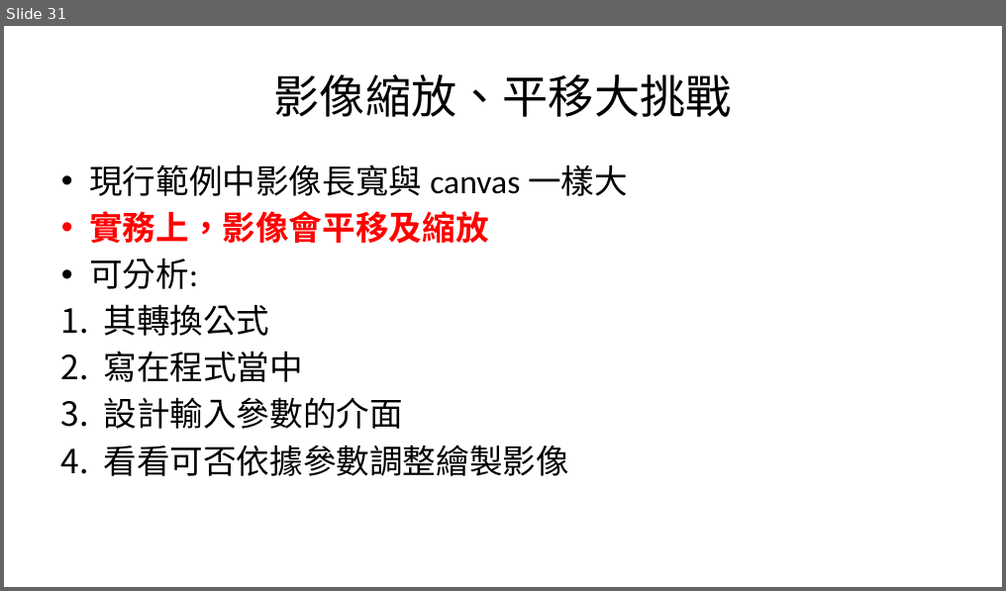
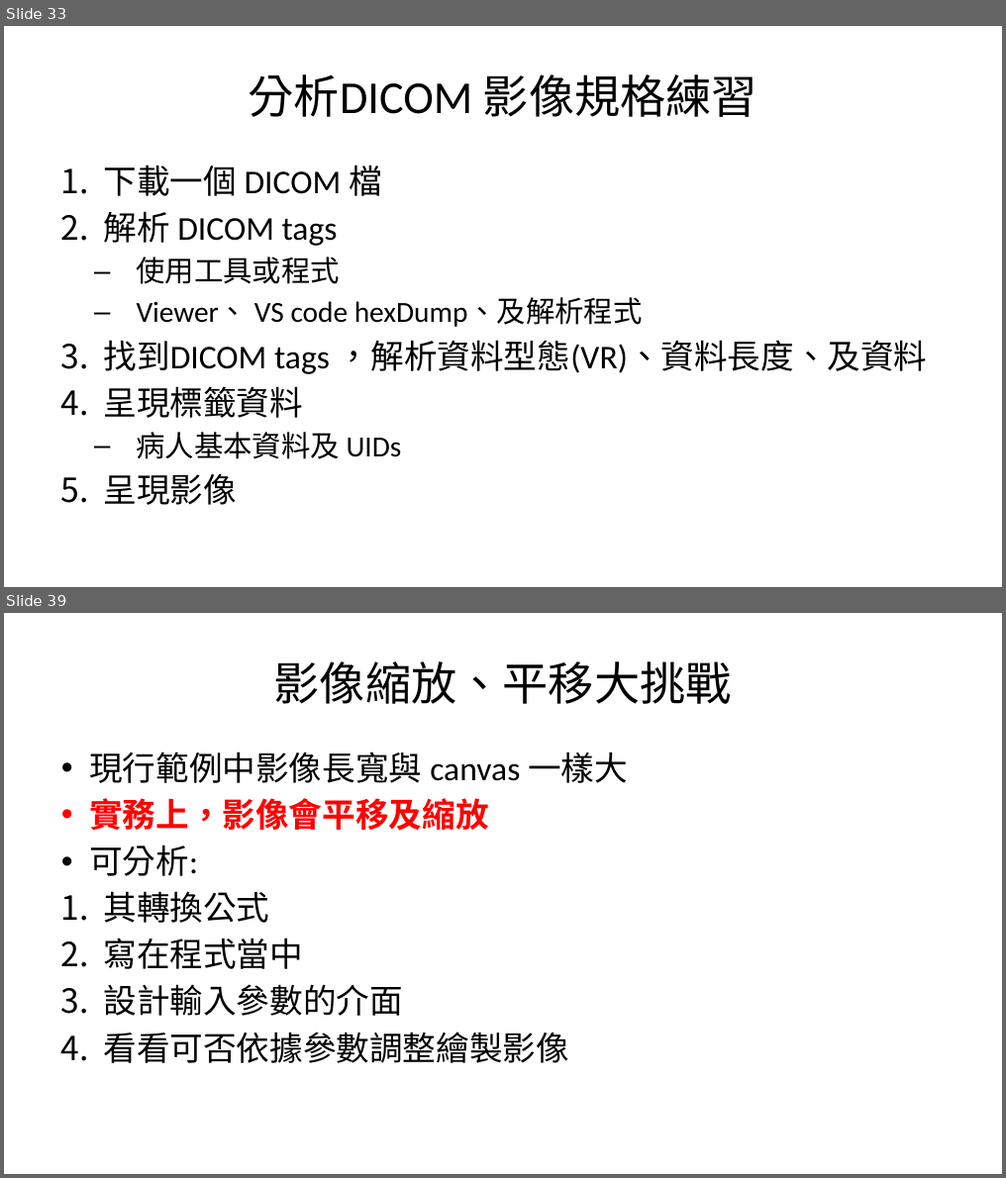
Before and after one commit to mos2718/drawDICOM, a slide deck: DrawDICOM1.pptx. Shown one above the other, each under a label of ours: slide 31 before the commit, slides 33 and 39 after it; the slides between them are not shown. The pictures are 1006x591 and 1006x1178 pixels, drawn with LibreOffice and Linux fonts; fonts in the diff are those of the drawing. Boxes give left, top, right and bottom in pixels: in the first picture for what was removed or moved away, otherwise in the second. Text is boxed around its words. In the diff, an @@ line names an element or a change of style, - is before the commit and + after.

```diff
--- a/DrawDICOM1.pptx
+++ b/DrawDICOM1.pptx
@@ slide 33 added at [4,26,1002,587], background #FFFFFF @@
@@ title added at [249,75,757,117], 44 pt, text #000000 @@
+分析DICOM 影像規格練習
@@ text added at [103,165,928,505], 32 pt, text #000000 @@
+1. 下載一個 DICOM 檔
+2. 解析 DICOM tags
+  – 使用工具或程式
+  – Viewer、 VS code hexDump、及解析程式
+3. 找到DICOM tags ，解析資料型態(VR)、資料長度、及資料
+4. 呈現標籤資料
+  – 病人基本資料及 UIDs
+5. 呈現影像
@@ what was slide 31 is now slide 39 @@
```
Also in this commit, not shown: 3 slides changed, 7 other slides added, 5 other files.
